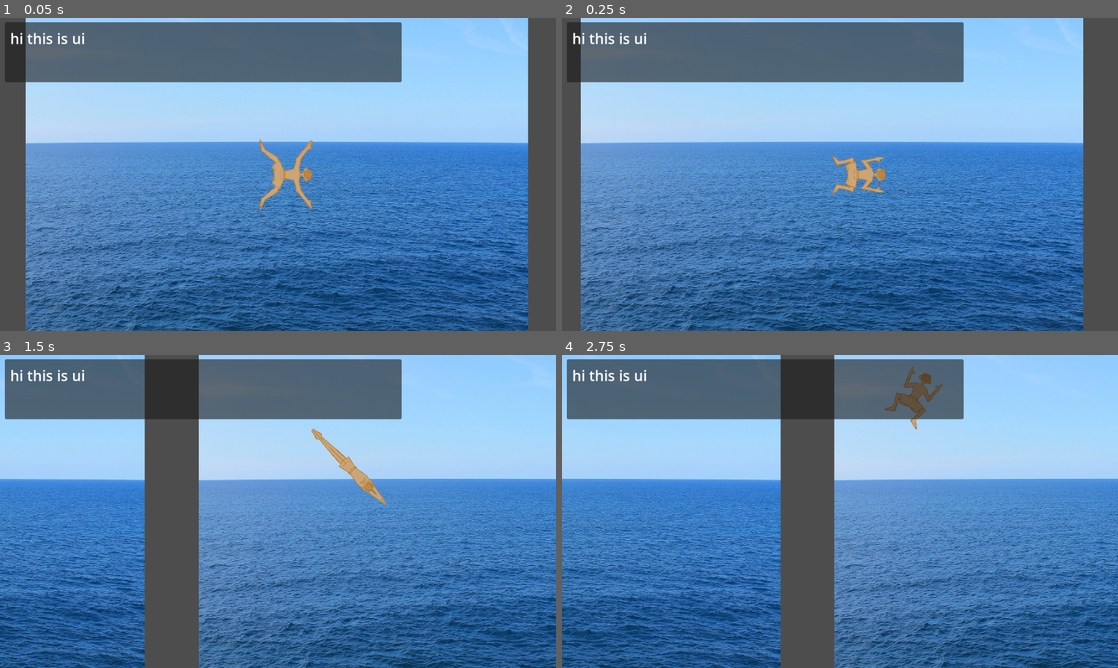
Above: before the commit, frames 1-4 (two rows, left to right).
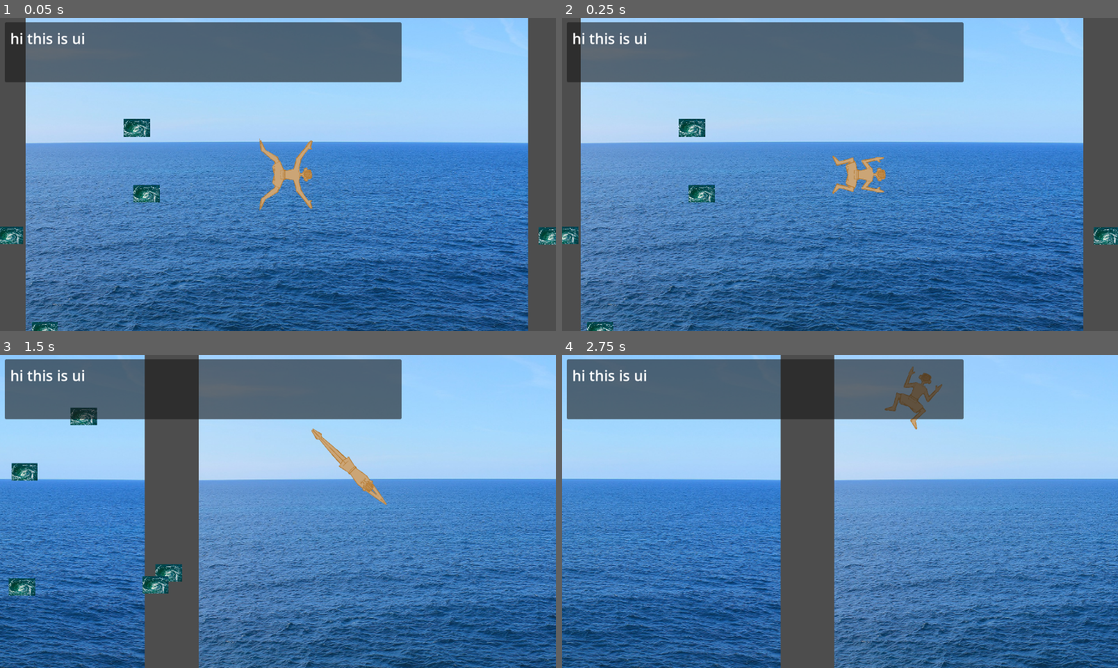
Above: after the commit, the same moments.

Repository: sophieTheProgrammer/microjam-island-61
Game: Godot game, scene res://scenes/game.tscn
The game is run twice, just before and just after one commit, with the same random seed, the same clock (stepped at 60 frames per second) and the same inputs.
Inputs (mouse positions are in pixels of both pictures, inside the frame that each line leads up to):
- Up to frame 1 (0.05 s): no input
- Up to frame 2 (0.25 s): no input
- Up to frame 3 (1.5 s): tap Enter (ui_accept) at 0.5, 0.77 s; move the mouse to (400, 495) at 0.52 s; hold Up (up) 0.53-1.28 s; click (400, 495) at 0.6 s; move the mouse to (166, 527) at 1.27 s; hold Down (down) from 1.28 s (still down); click (166, 527) at 1.35 s
- Up to frame 4 (2.75 s): tap Enter (ui_accept) at 1.52 s; move the mouse to (895, 442) at 2.02 s; release Down (down) at 2.03 s; hold Up (up) from 2.03 s (still down); click (895, 442) at 2.1 s

The runs differ from the first frame. In frame 1, 1.1% of the frame differs, in the area x 0-100%, y 32-100%; in frame 2, 1.1%; in frame 3, 1.3%, in the area x 1-33%, y 16-77%; in frame 4, nothing differs.

Commit message:
broen whorlpools

Diff:
--- a/scenes/chunk.tscn
+++ b/scenes/chunk.tscn
@@ -22,7 +22,7 @@
 shape = SubResource("SegmentShape2D_h2h35")
 debug_color = Color(0.9411765, 0, 0, 0.41960785)
 
-[node name="obstacle" type="Node" parent="." unique_id=241453255]
+[node name="obstacles" type="Node" parent="." unique_id=241453255]
 
 [connection signal="area_entered" from="Area2D" to="." method="_on_area_2d_area_entered"]
 [connection signal="body_entered" from="Area2D" to="." method="_on_area_2d_body_entered"]
--- a/scripts/chunk.gd
+++ b/scripts/chunk.gd
@@ -1,21 +1,20 @@
 extends Node2D
 var whirlpool_scene = preload("res://scenes/whirlpool.tscn")
-@onready var obstacles: Node2D = $"../obstacles"
-@onready var viewport = get_viewport().get_visible_rect().size
+@onready var obstacles: Node = $"obstacles"
 
 func _ready() -> void:
-	pass
+	spawn(5)
 
 func _process(delta: float) -> void:
 	pass
 
-func spawn():
-	var new_whirlpool = whirlpool_scene.instantiate()
+func spawn(num):
+	for i in range(num):
+		var new_whirlpool = whirlpool_scene.instantiate()
 
-	new_whirlpool.position.x = randf_range(viewport.x / 2, -viewport.x / 2)
-	new_whirlpool.position.y = randf_range(viewport.y / 2, -viewport.y / 2)
-	obstacles.add_child(new_whirlpool)
-
+		new_whirlpool.position.x = randf_range(Global.viewport.x / 2, -Global.viewport.x / 2)
+		new_whirlpool.position.y = randf_range(Global.viewport.y / 2, -Global.viewport.y / 2)
+		obstacles.add_child(new_whirlpool)
 
 
 
--- a/scripts/global.gd
+++ b/scripts/global.gd
@@ -6,3 +6,8 @@
 const TUTORIAL = preload("res://scenes/cutscene_tutorial.tscn")
 
 @onready var viewport = get_viewport().get_visible_rect().size
+#@onready var camera = get_tree().$player/Camera2D
+
+
+func _process(delta: float) -> void:
+	viewport = get_viewport().get_visible_rect().size
--- a/scripts/spawner.gd
+++ b/scripts/spawner.gd
@@ -9,6 +9,7 @@
 
 func _process(delta: float) -> void:
 	pass
+
 func spawn_chunk():
 	var new_chunk = chunk.instantiate()
 	new_chunk.position.x = (chunks_spawned * Global.viewport.x)
